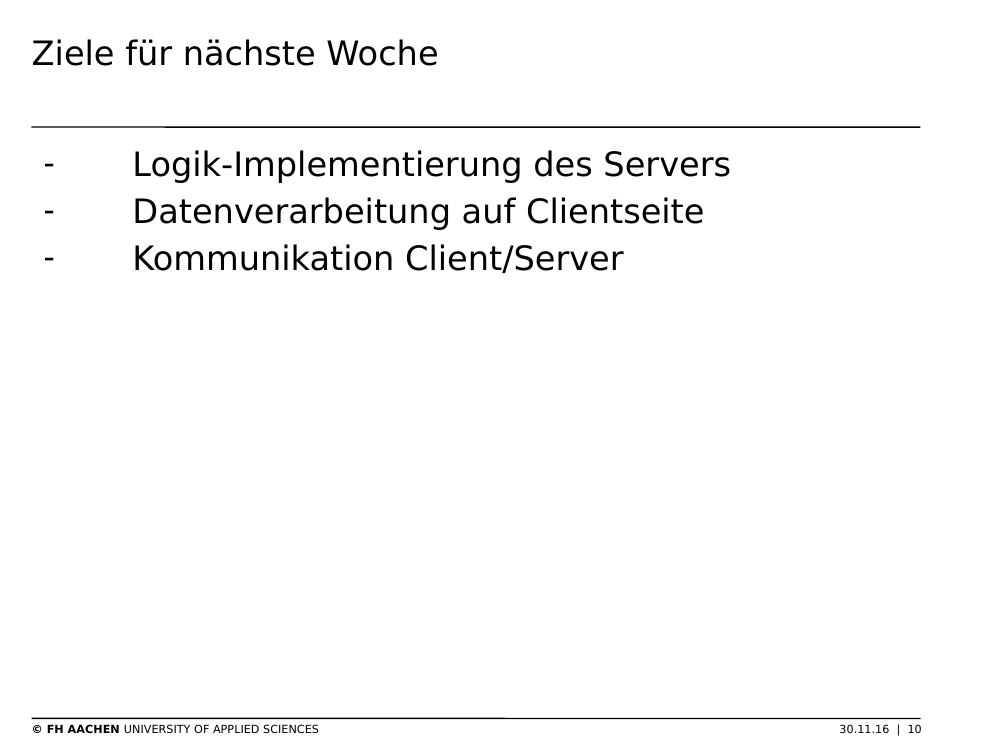
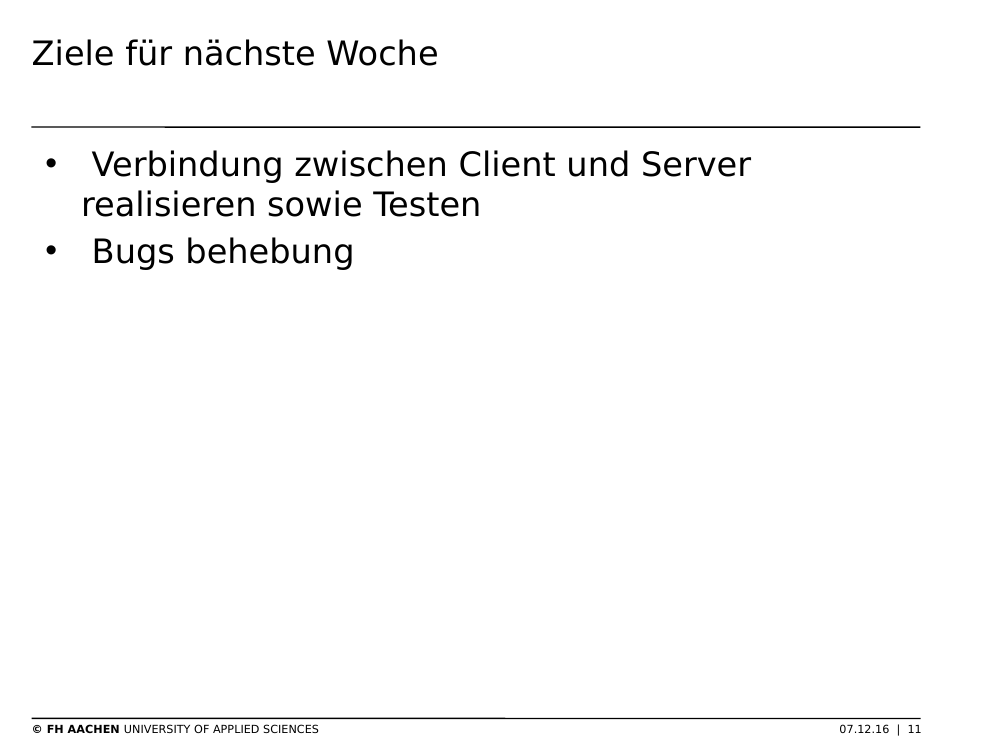
Before and after one commit to thomasgor/swe, a slide deck: slide 11 of Dokumente/Coaching/2016-12-07/2016-12-07 Präsentation Projektmgmt.odp (slide 10 before the commit). Drawn at 1008x756 pixels with LibreOffice and Linux fonts; fonts in the diff are those of the drawing; background and template pictures are left out. Boxes give left, top, right and bottom in pixels: in the first picture for what was removed or moved away, otherwise in the second. Text is boxed around its words. In the diff, an @@ line names an element or a change of style, - is before the commit and + after.

```diff
--- a/Dokumente/Coaching/2016-12-07/2016-12-07 Präsentation Projektmgmt.odp
+++ b/Dokumente/Coaching/2016-12-07/2016-12-07 Präsentation Projektmgmt.odp
@@ text at box(81, 150, 751, 270): text changed @@
-– Logik-Implementierung des Servers
-– Datenverarbeitung auf Clientseite
-– Kommunikation Client/Server
+• Verbindung zwischen Client und Server realisieren sowie Testen
+• Bugs behebung
@@ text at box(47, 724, 922, 733): text changed @@
-© FH AACHEN UNIVERSITY OF APPLIED SCIENCES 30.11.16 | 10
+© FH AACHEN UNIVERSITY OF APPLIED SCIENCES 07.12.16 | 11
```
Also in this commit, not shown: 3 other slides changed, 2 slides added, 1 slide removed.
